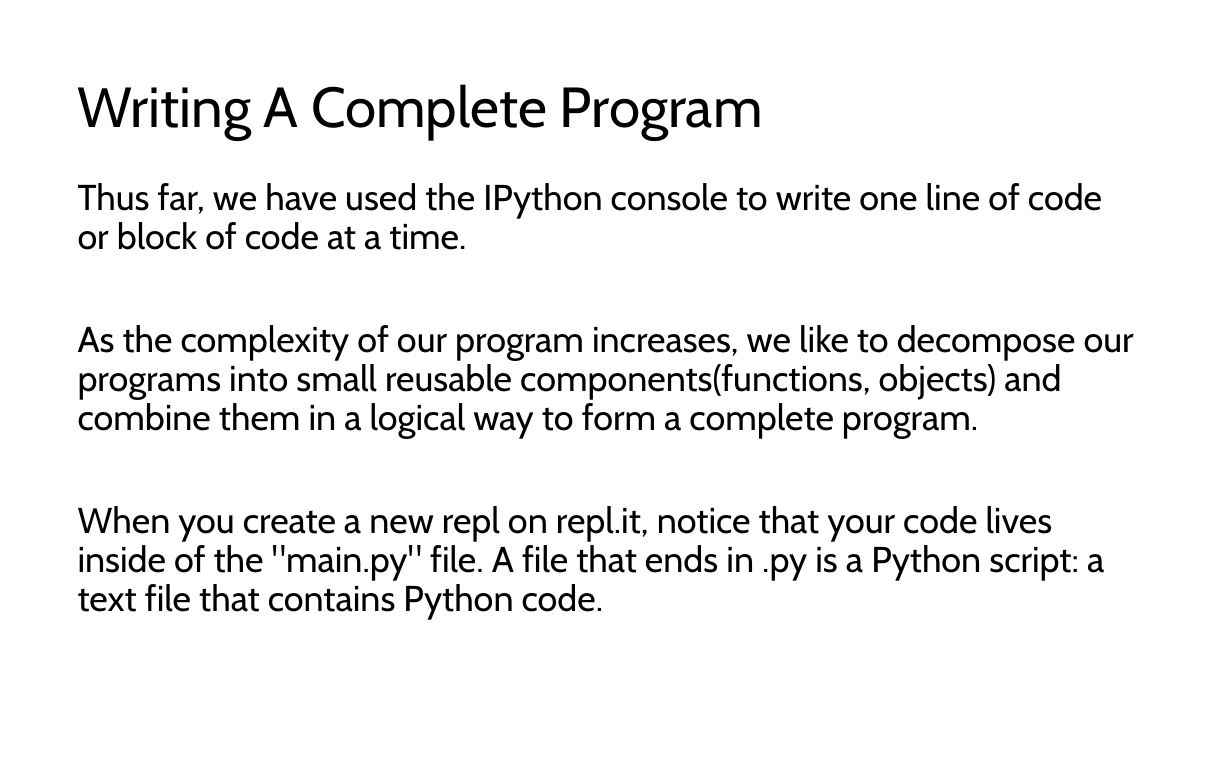
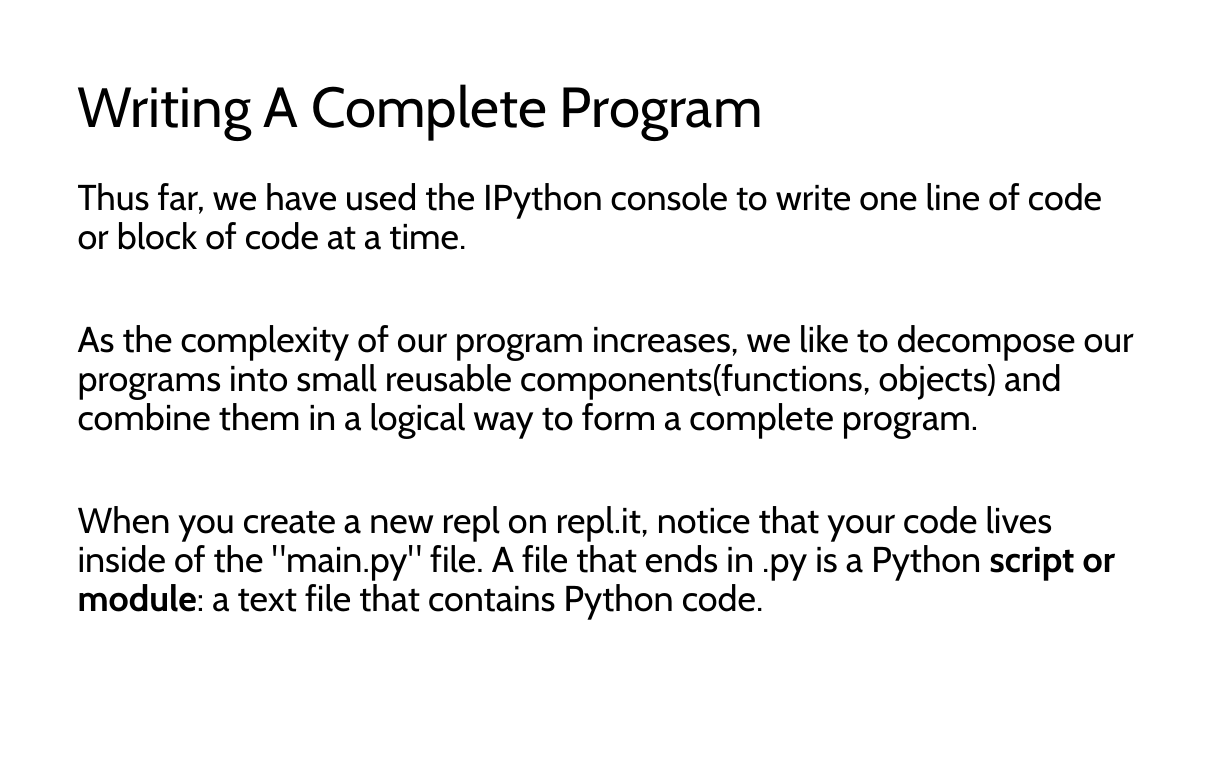
Before and after one commit to LongBaoNguyen/longbaonguyen.github.io, a slide deck: slide 14 of courses/apcsp/lect8.pptx. Drawn at 1232x770 pixels with LibreOffice and Linux fonts; fonts in the diff are those of the drawing. Boxes give left, top, right and bottom in pixels: in the first picture for what was removed or moved away, otherwise in the second. Text is boxed around its words. In the diff, an @@ line names an element or a change of style, - is before the commit and + after.

```diff
--- a/courses/apcsp/lect8.pptx
+++ b/courses/apcsp/lect8.pptx
@@ text at (78, 506, 1115, 620): text changed @@
-When you create a new repl on repl.it, notice that your code lives inside of the "main.py" file. A file that ends in .py is a Python script: a text file that contains Python code.
+When you create a new repl on repl.it, notice that your code lives inside of the "main.py" file. A file that ends in .py is a Python script or module: a text file that contains Python code.
```
Also in this commit, not shown: 10 other files.
